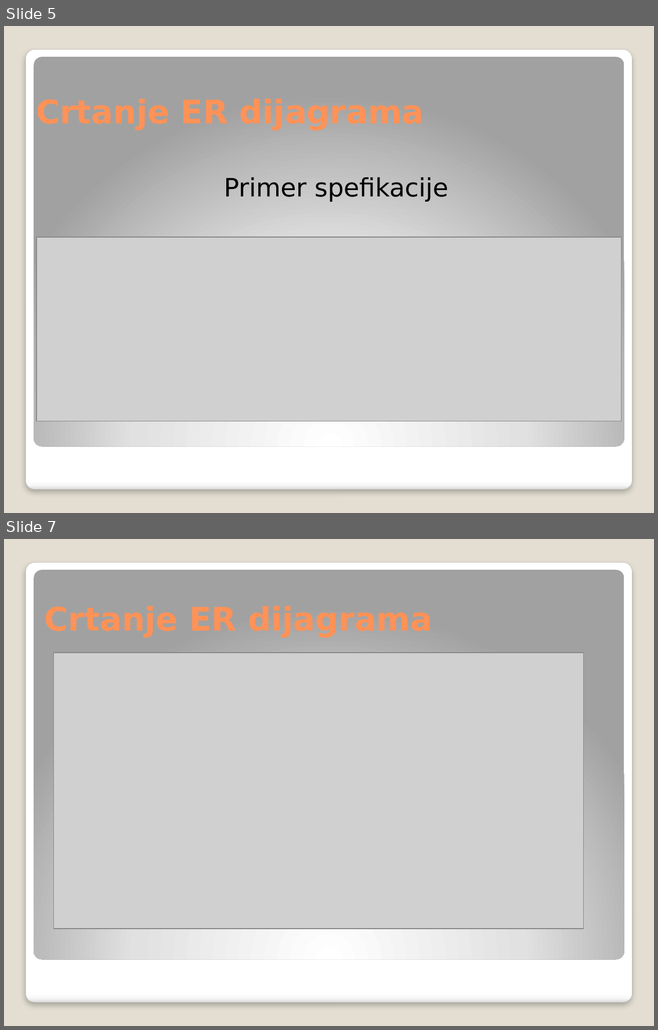
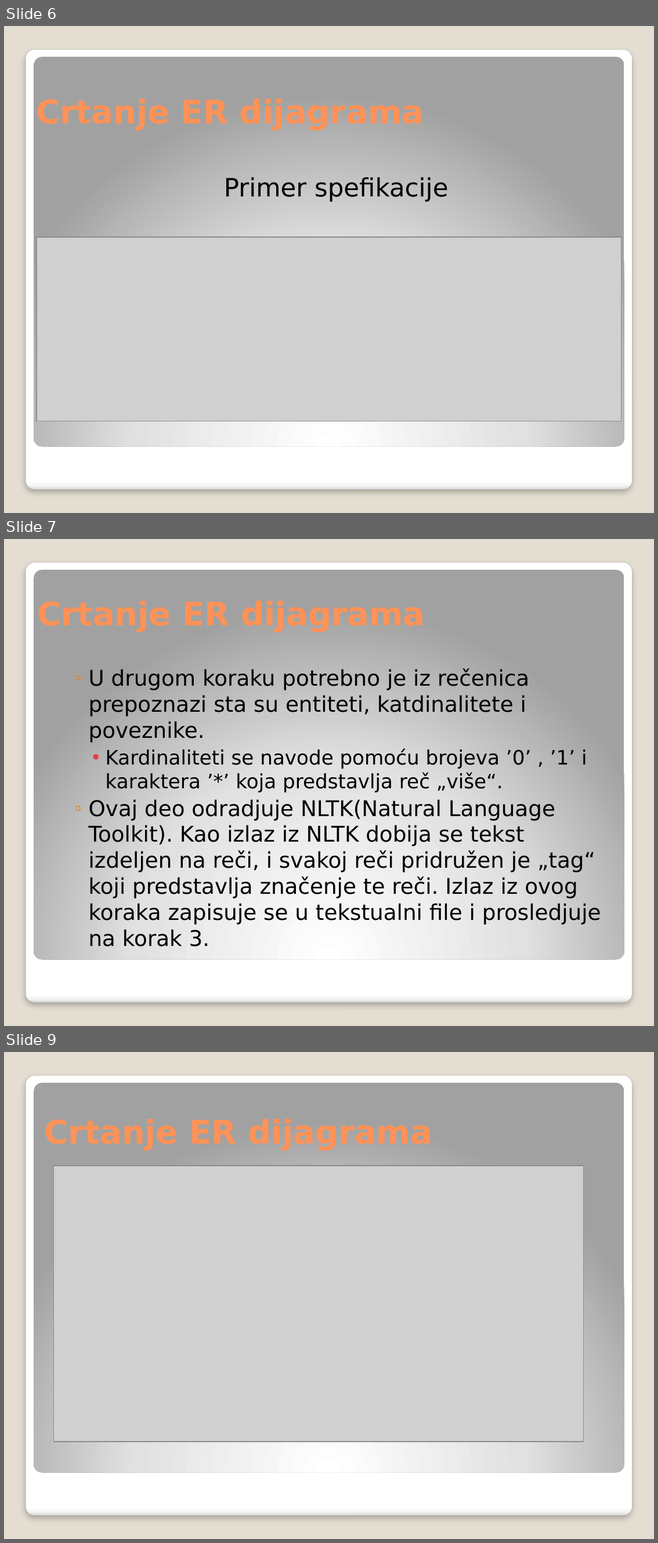
Before and after one commit to KovacevicMarko/Soft-computing, a slide deck: SOFT-finalna specifikacija.pptx. Shown one above the other, each under a label of ours: slides 5 and 7 before the commit, slides 6, 7 and 9 after it; the slides between them are not shown. The pictures are 658x1030 and 658x1543 pixels, drawn with LibreOffice and Linux fonts; fonts in the diff are those of the drawing; grey boxes stand for pictures. Boxes give left, top, right and bottom in pixels: in the first picture for what was removed or moved away, otherwise in the second. Text is boxed around its words. In the diff, an @@ line names an element or a change of style, - is before the commit and + after.

```diff
--- a/SOFT-finalna specifikacija.pptx
+++ b/SOFT-finalna specifikacija.pptx
@@ slide 7 added at <box>4,539,654,1026</box>, background #E3DED1; not listed: 2 template elements that a slide beside it also shows @@
@@ text added at <box>89,668,601,947</box>, 24 pt, text #000000 @@
+  ◦ U drugom koraku potrebno je iz rečenica prepoznazi sta su entiteti, katdinalitete i poveznike.
+    • Kardinaliteti se navode pomoću brojeva ’0’ , ’1’ i karaktera ’*’ koja predstavlja reč „više“.
+  ◦ Ovaj deo odradjuje NLTK(Natural Language Toolkit). Kao izlaz iz NLTK dobija se tekst izdeljen na reči, i svakoj reči pridružen je „tag“ koji predstavlja značenje te reči. Izlaz iz ovog koraka zapisuje se u tekstualni file i prosledjuje na korak 3.
@@ what was slide 5 is now slide 6 @@
@@ what was slide 7 is now slide 9 @@
```
Also in this commit, not shown: 1 slide changed, 3 other slides added, 2 slides removed, 1 other file.
